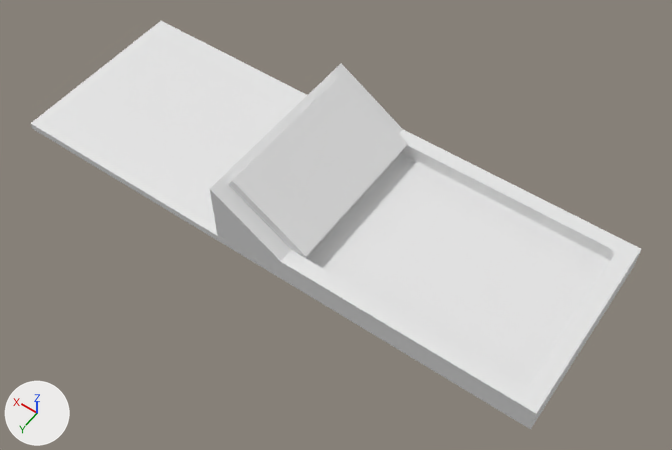
An edit to the Blender file toothbrush/toothbrush.blend, drawn before and after from the same camera.
Before and after are seen from a camera (50 mm lens) standing at (-56.8, 116.9, 174.9) and looking at (20.1, 9.2, 5.6). Lighting does not change. The marker at lower left points along +X, +Y and +Z.

The first picture shows 'base'.
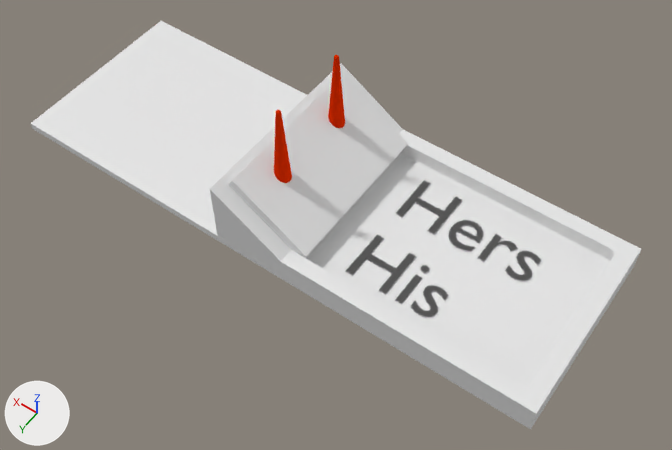
Commit message: text added

ob_negcone_001 is not drawn itself; it is used by a modifier of ob_cone_001.
ob_sphere_tip_001 is not drawn itself; it is used by a modifier of ob_cone_001.

The change, as JSON lines over the scene's bpy script:
```json
{"op": "add", "block": "mat_material_003", "code": ["mat_material_003 = diffuse_material('Material.003')", "mat_material_003.base_color = (0.8, 0.0281, 0.0)  # orange #e72f00"]}
{"op": "add", "block": "mat_material_004", "code": ["mat_material_004 = diffuse_material('Material.004')", "mat_material_004.base_color = (1.0, 0.0218, 0.0188)  # red #ff2925"]}
{"op": "add", "block": "me_mesh", "code": ["me_mesh = bpy.data.meshes.new('Mesh')", "me_mesh.from_pydata(...)  # 1992 vertices, 1466 faces; spans x 1.5..39.0, y -22.2..13.6, z -0.2..0.2"]}
{"op": "add", "block": "me_cone_001", "code": ["me_cone_001 = bpy.data.meshes.new('Cone.001')", "me_cone_001.from_pydata(...)  # a 32-sided cone pointing to +z spanning x -1.0..1.0, y -1.0..1.0, z -1.0..1.0", "me_cone_001.materials.append(mat_material_003)  # orange #e72f00"]}
{"op": "add", "block": "me_cube_006", "code": ["me_cube_006 = bpy.data.meshes.new('Cube.006')", "me_cube_006.from_pydata(...)  # a box spanning x -1.0..1.0, y -1.0..1.0, z -1.0..1.0", "me_cube_006.materials.append(mat_material_004)  # red #ff2925"]}
{"op": "set", "path": "ob_cone.location", "old": "(0.0, 0.0, 18.2)", "new": "(34.1, 10.5, 24.4)"}
{"op": "remove", "block": "ob_cone", "code": "ob_cone.hide_viewport = True"}
{"op": "add", "block": "ob_base", "code": "_m = ob_base.modifiers.new('Boolean.003', 'BOOLEAN')"}
{"op": "add", "block": "ob_base", "code": "_m.object = ob_text_001"}
{"op": "add", "block": "ob_base", "code": "_m.operation = 'UNION'"}
{"op": "add", "block": "ob_base", "code": "_m.solver = 'FLOAT'"}
{"op": "add", "block": "ob_text_001", "code": ["ob_text_001 = bpy.data.objects.new('Text.001', me_mesh)", "ob_text_001.location = (13.6, -4.0, 2.1)", "ob_text_001.rotation_euler = (0.0, 0.0, 3.142)  # degrees (0, 0, 180)", "ob_text_001.scale = (0.932, 0.932, 0.932)"]}
{"op": "add", "block": "ob_sphere_tip_001", "code": ["ob_sphere_tip_001 = bpy.data.objects.new('sphere tip.001', me_sphere.copy())  # the mesh of ob_sphere_tip", "ob_sphere_tip_001.parent = ob_cone_001", "ob_sphere_tip_001.matrix_parent_inverse = Matrix(((0.368, 0.0, 0.0, 0.0), (0.0, 0.368, 0.0, 0.0), (0.0, 0.0, 0.0531, -0.966), (0.0, 0.0, 0.0, 1.0)))", "ob_sphere_tip_001.location = (0.0, 0.0, 28.91)", "ob_sphere_tip_001.scale = (0.583, 0.583, 0.583)", "ob_sphere_tip_001.hide_viewport = True"]}
{"op": "add", "block": "ob_cone_001", "code": ["ob_cone_001 = bpy.data.objects.new('Cone.001', me_cone_001)", "ob_cone_001.location = (34.1, -10.5, 24.4)", "ob_cone_001.scale = (2.72, 2.72, 18.8)", "_m = ob_cone_001.modifiers.new('Boolean', 'BOOLEAN')", "_m.object = ob_negcone_001", "_m.solver = 'FLOAT'", "_m = ob_cone_001.modifiers.new('Boolean.001', 'BOOLEAN')", "_m.object = ob_sphere_tip_001", "_m.operation = 'UNION'", "_m.solver = 'FLOAT'"]}
{"op": "add", "block": "ob_negcone_001", "code": ["ob_negcone_001 = bpy.data.objects.new('negcone.001', me_cube_006)", "ob_negcone_001.parent = ob_cone_001", "ob_negcone_001.matrix_parent_inverse = Matrix(((0.368, 0.0, 0.0, 0.0), (0.0, 0.368, 0.0, 0.0), (0.0, 0.0, 0.0531, -0.966), (0.0, 0.0, 0.0, 1.0)))", "ob_negcone_001.location = (0.0, 0.0, 35.55)", "ob_negcone_001.scale = (1.0, 1.0, 6.52)", "ob_negcone_001.hide_viewport = True"]}
```

Location of each change, (x1, y1, x2, y2) in pixels of the pictures (672 x 450 px):
```json
{"object": "base", "change": "reshaped, modifiers changed", "before": [31, 21, 641, 429], "after": [31, 21, 641, 429]}
{"object": "Cone", "change": "shown", "after": [274, 110, 292, 183], "on screen": "red"}
{"object": "Cone.001", "change": "added", "after": [328, 55, 345, 128], "on screen": "red"}
{"object": "Text.001", "change": "added", "after": [351, 192, 540, 318]}
```
